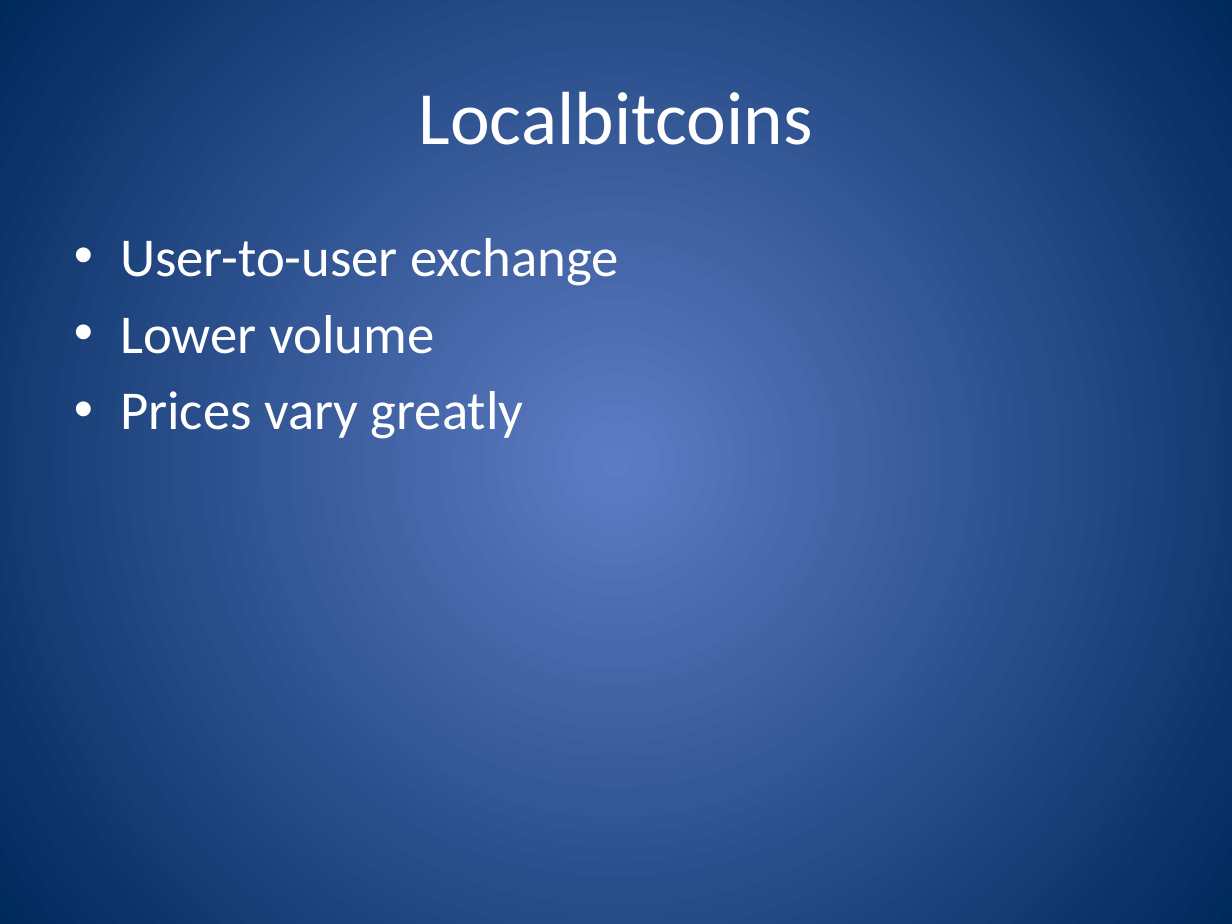
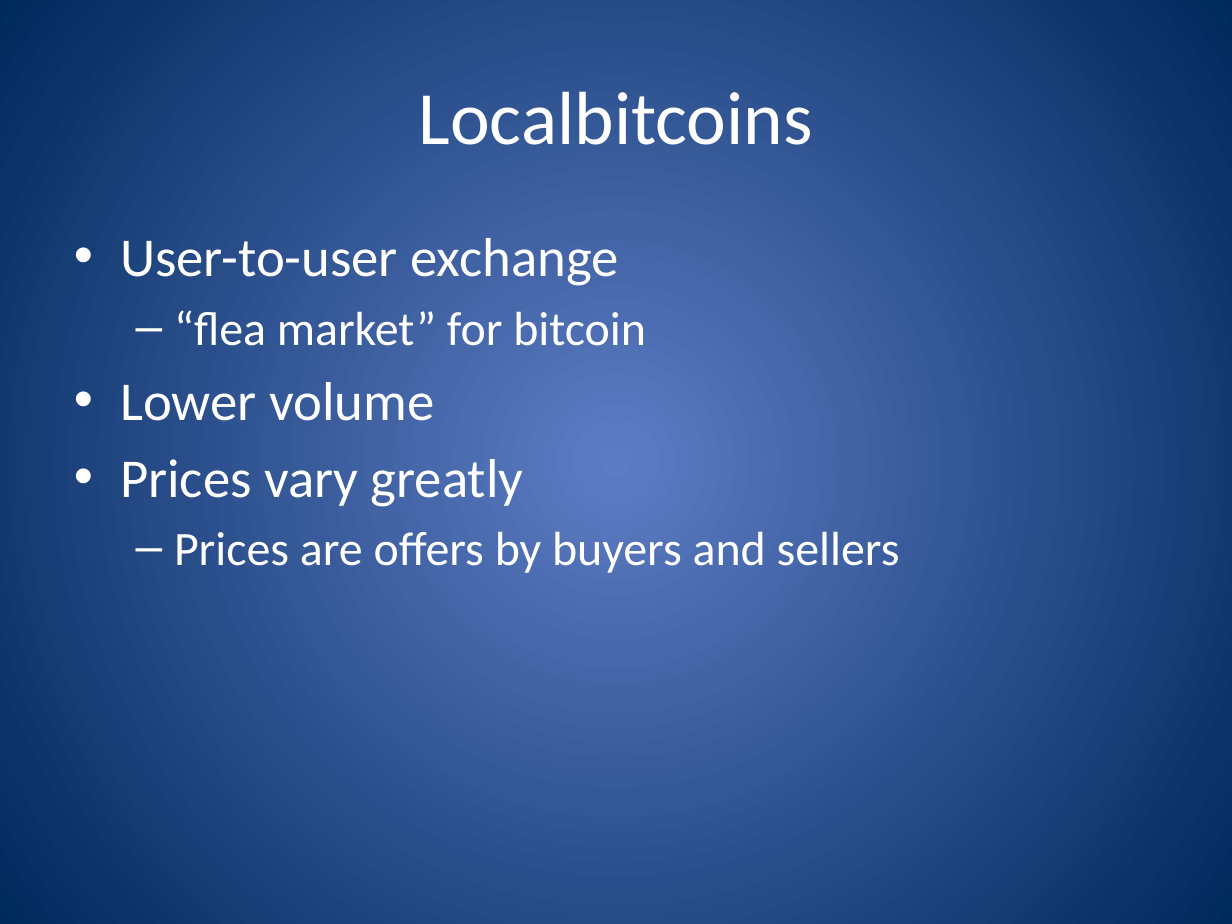
Before and after one commit to UVAqmoore/cccfinal, a slide deck: slide 5 of Presentation Slides.pptx. Drawn at 1232x924 pixels with LibreOffice and Linux fonts; fonts in the diff are those of the drawing. Boxes give left, top, right and bottom in pixels: in the first picture for what was removed or moved away, otherwise in the second. Text is boxed around its words. In the diff, an @@ line names an element or a change of style, - is before the commit and + after.

Commit message:
Presentation Slides - Update

```diff
--- a/Presentation Slides.pptx
+++ b/Presentation Slides.pptx
@@ text at (174, 310, 646, 346): paragraph added @@
+  – “flea market” for bitcoin
@@ text at (174, 531, 900, 573): paragraph added @@
+  – Prices are offers by buyers and sellers
```
Also in this commit, not shown: 3 other slides changed, 3 slides added.
